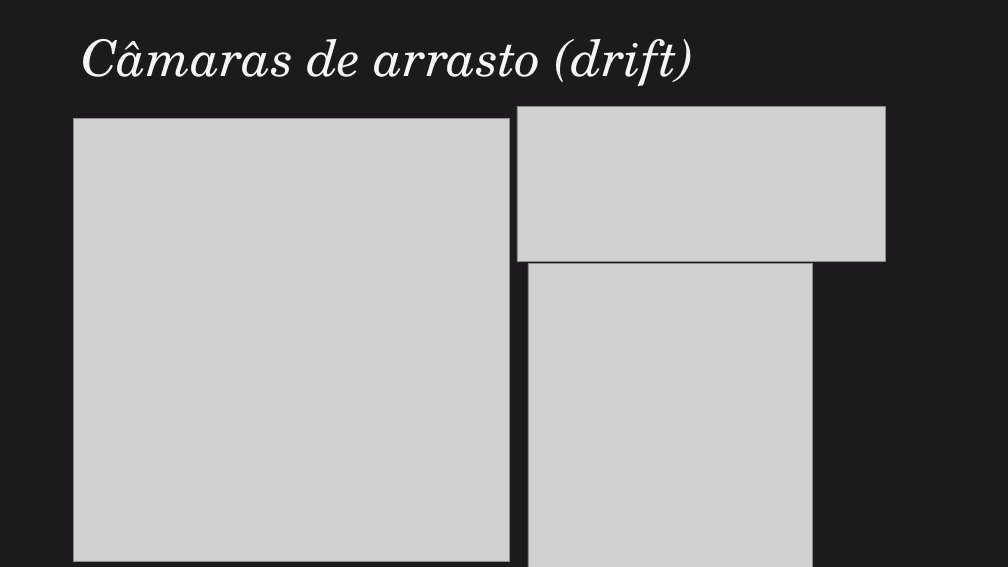
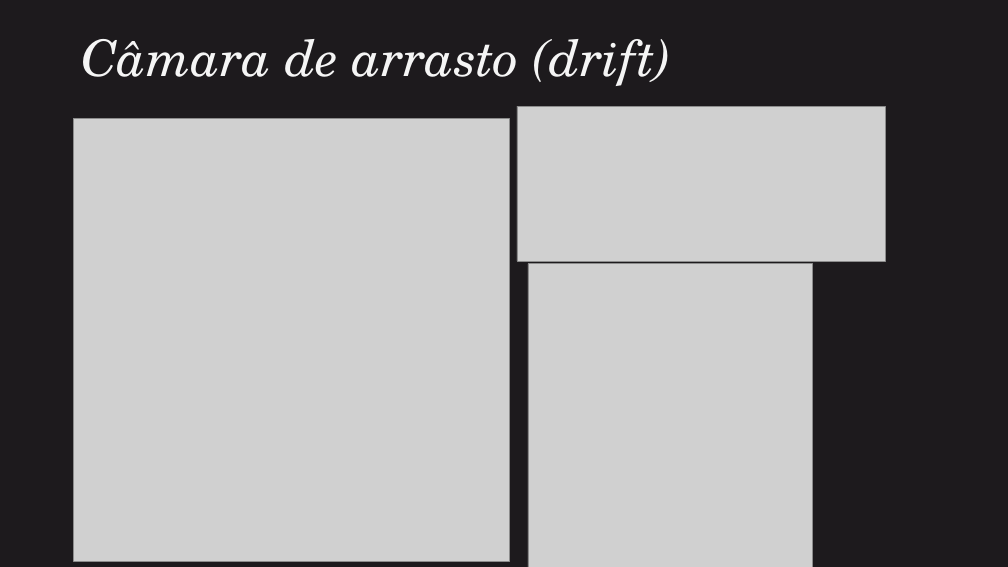
Before and after one commit to Rio-HEPLab/LSD, a slide deck: slide 9 of Interações-Detectores-Ionização-2.pptx. Drawn at 1008x567 pixels with LibreOffice and Linux fonts; fonts in the diff are those of the drawing; grey boxes stand for pictures. Boxes give left, top, right and bottom in pixels: in the first picture for what was removed or moved away, otherwise in the second. Text is boxed around its words. In the diff, an @@ line names an element or a change of style, - is before the commit and + after.

Commit message:
Slides.

```diff
--- a/Interações-Detectores-Ionização-2.pptx
+++ b/Interações-Detectores-Ionização-2.pptx
@@ title at bbox=[81, 39, 672, 86]: text changed @@
-Câmaras de arrasto (drift)
+Câmara de arrasto (drift)
```
Also in this commit, not shown: 3 other files.
